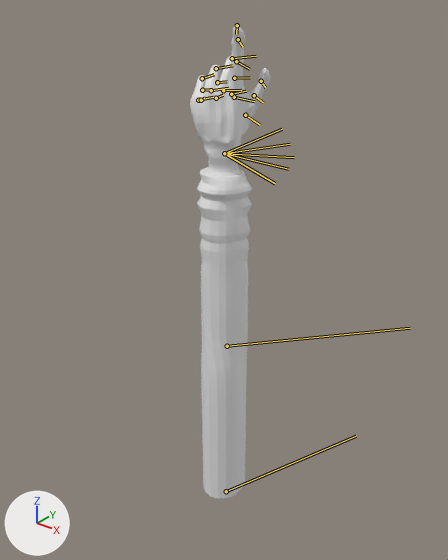
The FBX model Source/Project4/Assets/Models/Hand/HandAnimatedV1Press.FBX, before and after one commit.
Rendered twice from a 50 mm lens placed at (0.984, -1.054, 1.482), pointed at (0.116, 0.03, 0.81). The lights are fixed; the arrows at lower left show +X, +Y and +Z. Both versions are drawn at frame 9 of the action 'Take 001'; the numbers are the values there. The bones that bend it are drawn over the model as lines.

Objects in the first picture: 'Hand'.
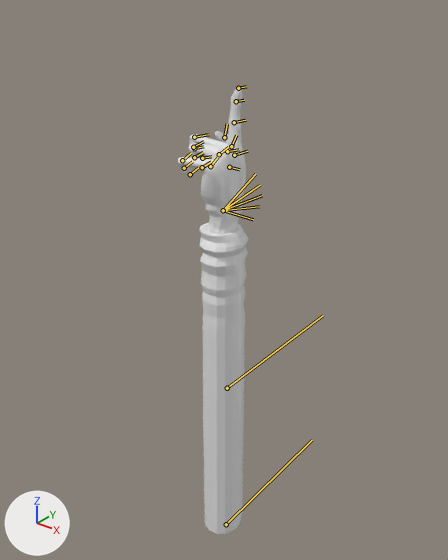
What differs and where, as boxes (x1, y1, x2, y2) in the pictures (448 x 560 px):
'Hand', posed (12% narrower): before (190, 25, 270, 499); after (178, 88, 248, 534)
bone 'Bone001_UnderArm', root to tip: before (226, 491) to (356, 436); after (226, 524) to (312, 440)
bone 'Bone002_UpperArm', root to tip: before (227, 346) to (410, 328); after (227, 388) to (323, 315)
bone 'Bone003_PalmThumbFinger', root to tip: before (224, 153) to (275, 183); after (223, 210) to (253, 219)
bone 'Bone004_PalmThumbFinger2', root to tip: before (245, 115) to (260, 125); after (229, 167) to (239, 169)
bone 'Bone005_ThumbFingerLower', root to tip: before (254, 95) to (263, 102); after (231, 146) to (236, 135)
bone 'Bone006_ThumbFingerUpper', root to tip: before (261, 81) to (265, 87); after (224, 137) to (227, 124)
bone 'Bone007_PalmIndexFinger', root to tip: before (224, 153) to (288, 169); after (223, 210) to (259, 206)
bone 'Bone008_IndexFingerLower', root to tip: before (234, 97) to (254, 101); after (234, 155) to (247, 151)
bone 'Bone009_IndexFingerMiddle', root to tip: before (236, 61) to (249, 69); after (234, 122) to (245, 120)
bone 'Bone012_PalmMiddleFinger', root to tip: before (224, 153) to (294, 157); after (223, 210) to (262, 195)
bone 'Bone013_MiddleFingerLower', root to tip: before (223, 90) to (241, 90); after (227, 151) to (239, 149)
bone 'Bone014_MiddleFingerMiddle', root to tip: before (232, 58) to (256, 56); after (194, 137) to (208, 134)
bone 'Bone015_MiddleFingerUpper', root to tip: before (234, 78) to (250, 77); after (194, 148) to (203, 146)
bone 'Bone017_PalmRingFinger', root to tip: before (224, 153) to (290, 144); after (223, 210) to (260, 185)
bone 'Bone018_RingFingerLower', root to tip: before (211, 90) to (228, 88); after (219, 154) to (228, 147)
bone 'Bone019_RingFingerMiddle', root to tip: before (216, 68) to (232, 65); after (193, 147) to (203, 141)
bone 'Bone020_RingFingerUpper', root to tip: before (217, 82) to (227, 81); after (194, 157) to (203, 152)
bone 'Bone022_PalmPinky', root to tip: before (224, 153) to (282, 129); after (223, 210) to (255, 174)
bone 'Bone023_PinkyFingerLower', root to tip: before (198, 100) to (213, 97); after (210, 166) to (218, 157)
bone 'Bone024_PinkyFingerMiddle', root to tip: before (202, 78) to (214, 74); after (182, 160) to (191, 153)
bone 'Bone025_PinkyFingerUpper', root to tip: before (202, 90) to (209, 89); after (184, 168) to (192, 161)

The change in detail:
Bone 'Bone001_UnderArm' (bone_bone001_underarm) moves from (398.9, -3.6, 0.0) to (393.8, -3.5, 0.0).
Bone 'Bone001_UnderArm' (bone_bone001_underarm) turns from (-21, 0, 0) to (0, 0, 0) degrees about its own x, y and z.
Bone 'Bone002_UpperArm' (bone_bone002_upperarm) turns from (-21, 0, 0) to (0, 0, 0) degrees about its own x, y and z.
Bone 'Bone003_PalmThumbFinger' (bone_bone003_palmthumbfinger) turns from (-18, 20, 1) to (0, 0, 0) degrees about its own x, y and z.
Bone 'Bone003_PalmThumbFinger' (bone_bone003_palmthumbfinger) is rescaled from (0.98, 1.0, 1.03) to (1.0, 1.0, 1.0).
Bone 'Bone004_PalmThumbFinger2' (bone_bone004_palmthumbfinger2) turns from (-23, 6, 2) to (-2, 0, 1) degrees about its own x, y and z.
Bone 'Bone005_ThumbFingerLower' (bone_bone005_thumbfingerlower) turns from (-19, -9, 2) to (4, -6, -55) degrees about its own x, y and z.
Bone 'Bone005_ThumbFingerLower' (bone_bone005_thumbfingerlower) is rescaled from (0.99, 1.0, 1.0) to (0.91, 1.1, 1.0).
Bone 'Bone006_ThumbFingerUpper' (bone_bone006_thumbfingerupper) turns from (-20, 8, 2) to (-3, -5, -23) degrees about its own x, y and z.
Bone 'Bone006_ThumbFingerUpper' (bone_bone006_thumbfingerupper) is rescaled from (1.02, 1.0, 1.0) to (1.18, 0.95, 1.0).
Bone 'Bone007_PalmIndexFinger' (bone_bone007_palmindexfinger) turns from (-20, 5, -4) to (0, 0, 0) degrees about its own x, y and z.
Bone 'Bone008_IndexFingerLower' (bone_bone008_indexfingerlower) turns from (-35, 11, -5) to (-15, 5, -8) degrees about its own x, y and z.
Bone 'Bone009_IndexFingerMiddle' (bone_bone009_indexfingermiddle) turns from (-22, 9, 4) to (-2, 7, 1) degrees about its own x, y and z.
Bone 'Bone009_IndexFingerMiddle' (bone_bone009_indexfingermiddle) is rescaled from (0.99, 1.01, 1.01) to (1.0, 1.0, 1.01).
Bone 'Bone012_PalmMiddleFinger' (bone_bone012_palmmiddlefinger) turns from (-21, 2, -3) to (0, 0, 0) degrees about its own x, y and z.
Bone 'Bone013_MiddleFingerLower' (bone_bone013_middlefingerlower) turns from (-22, -36, 11) to (0, -72, 5) degrees about its own x, y and z.
Bone 'Bone013_MiddleFingerLower' (bone_bone013_middlefingerlower) is rescaled from (1.28, 1.0, 0.87) to (1.59, 1.0, 0.65).
Bone 'Bone014_MiddleFingerMiddle' (bone_bone014_middlefingermiddle) turns from (-19, -115, 12) to (-55, -93, 55) degrees about its own x, y and z.
Bone 'Bone014_MiddleFingerMiddle' (bone_bone014_middlefingermiddle) is rescaled from (0.78, 1.0, 0.87) to (0.71, 1.0, 0.85).
Bone 'Bone015_MiddleFingerUpper' (bone_bone015_middlefingerupper) turns from (-18, -27, -10) to (0, -30, -1) degrees about its own x, y and z.
Bone 'Bone015_MiddleFingerUpper' (bone_bone015_middlefingerupper) is rescaled from (1.0, 1.0, 0.76) to (1.0, 1.0, 0.81).
Bone 'Bone017_PalmRingFinger' (bone_bone017_palmringfinger) turns from (-21, -2, -2) to (0, 0, 0) degrees about its own x, y and z.
Bone 'Bone018_RingFingerLower' (bone_bone018_ringfingerlower) turns from (-6, -45, 0) to (39, -70, -44) degrees about its own x, y and z.
Bone 'Bone018_RingFingerLower' (bone_bone018_ringfingerlower) is rescaled from (1.17, 1.0, 0.88) to (1.29, 1.0, 0.78).
Bone 'Bone019_RingFingerMiddle' (bone_bone019_ringfingermiddle) turns from (-13, -111, -2) to (-92, -82, 95) degrees about its own x, y and z.
Bone 'Bone019_RingFingerMiddle' (bone_bone019_ringfingermiddle) is rescaled from (0.87, 1.01, 1.15) to (0.84, 1.0, 0.93).
Bone 'Bone020_RingFingerUpper' (bone_bone020_ringfingerupper) turns from (-19, -26, -13) to (0, -30, 0) degrees about its own x, y and z.
Bone 'Bone020_RingFingerUpper' (bone_bone020_ringfingerupper) is rescaled from (1.0, 0.7, 1.0) to (1.0, 1.0, 0.9).
Bone 'Bone022_PalmPinky' (bone_bone022_palmpinky) turns from (-20, -7, -1) to (0, 0, 0) degrees about its own x, y and z.
Bone 'Bone023_PinkyFingerLower' (bone_bone023_pinkyfingerlower) turns from (5, -45, -7) to (45, -64, -58) degrees about its own x, y and z.
Bone 'Bone023_PinkyFingerLower' (bone_bone023_pinkyfingerlower) is rescaled from (1.28, 1.0, 0.84) to (1.45, 0.99, 0.71).
Bone 'Bone024_PinkyFingerMiddle' (bone_bone024_pinkyfingermiddle) turns from (-23, -118, -6) to (-86, -76, 91) degrees about its own x, y and z.
Bone 'Bone024_PinkyFingerMiddle' (bone_bone024_pinkyfingermiddle) is rescaled from (0.73, 0.93, 1.07) to (0.86, 1.01, 0.81).
Bone 'Bone025_PinkyFingerUpper' (bone_bone025_pinkyfingerupper) turns from (-14, -21, -21) to (7, -30, -3) degrees about its own x, y and z.
Bone 'Bone025_PinkyFingerUpper' (bone_bone025_pinkyfingerupper) is rescaled from (0.95, 0.72, 1.02) to (0.95, 1.0, 0.9).
